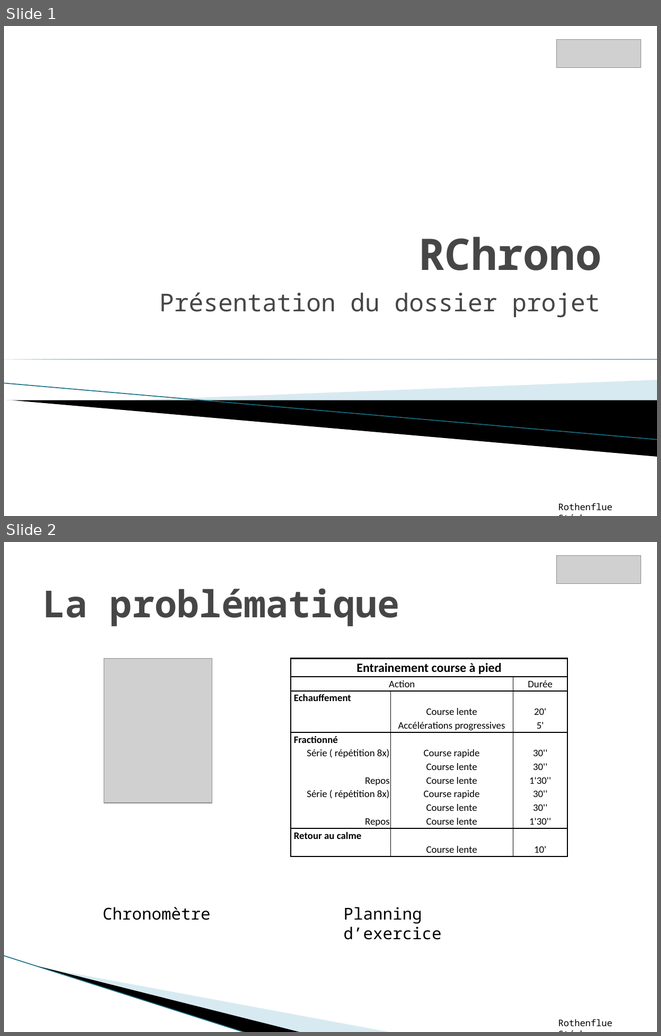
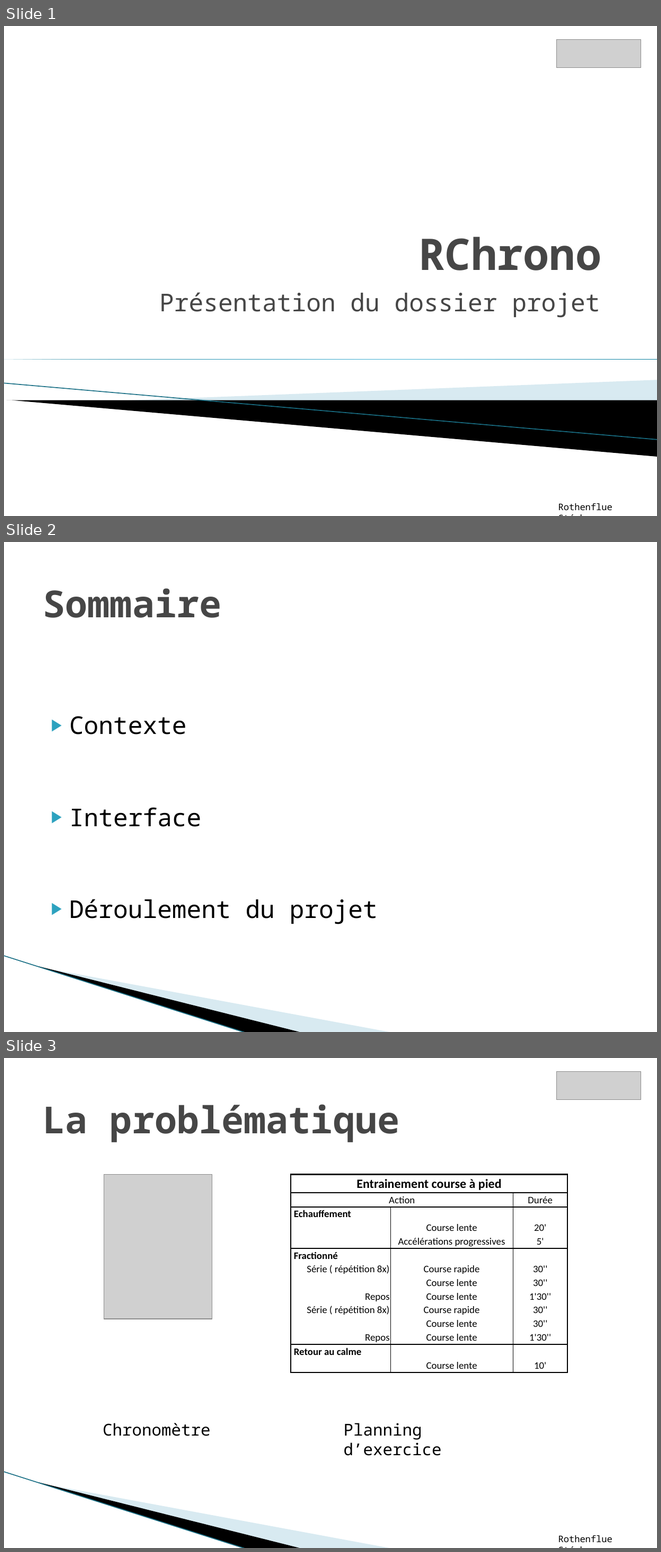
Before and after one commit to Rothen68/projet-RChrono, a slide deck: Cahier des charges + analyse/Presentation dossier projet.pptx. Shown one above the other, each under a label of ours: slides 1 and 2 before the commit, slides 1, 2 and 3 after it. The pictures are 661x1036 and 661x1552 pixels, drawn with LibreOffice and Linux fonts; fonts in the diff are those of the drawing; grey boxes stand for pictures; background and template pictures are left out. Boxes give left, top, right and bottom in pixels: in the first picture for what was removed or moved away, otherwise in the second. Text is boxed around its words. In the diff, an @@ line names an element or a change of style, - is before the commit and + after.

Commit message:
journal + diagramme de classe
migration vers une interface Fragment

```diff
--- a/Cahier des charges + analyse/Presentation dossier projet.pptx
+++ b/Cahier des charges + analyse/Presentation dossier projet.pptx
@@ slide 2 added at (4,542,657,1032), background #FFFFFF; not listed: 3 template elements that a slide beside it also shows @@
@@ title added at (43,588,222,618), 41 pt, text #464646, bold @@
+Sommaire
@@ text added at (69,716,378,924), 27 pt, text #000000 @@
+▶ Contexte
+▶ Interface
+▶ Déroulement du projet
@@ what was slide 2 is now slide 3 @@
```
Also in this commit, not shown: 1 slide changed, 2 other slides added, 20 other files.
